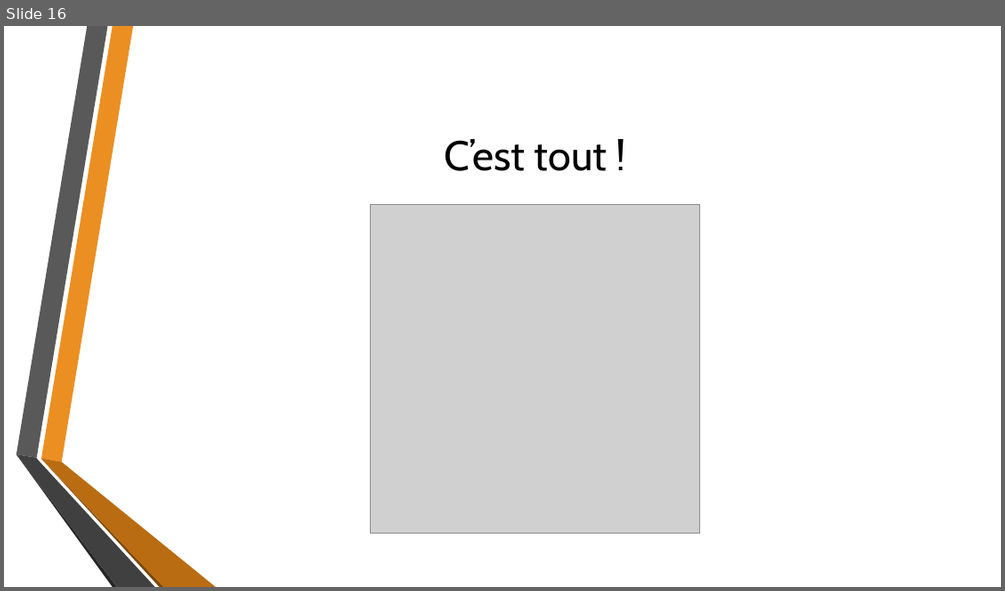
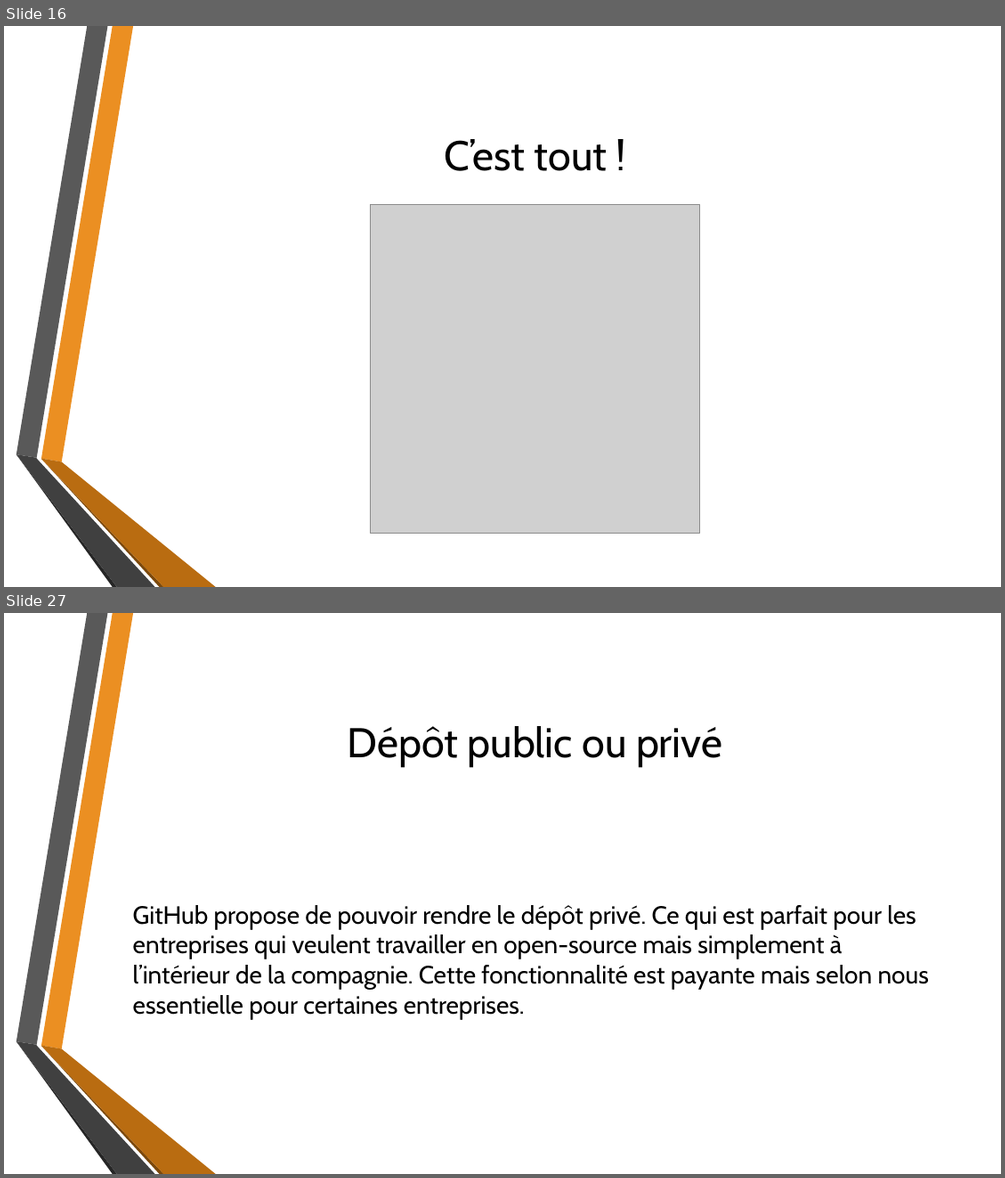
Before and after one commit to MatRenaud/Tptravailinfo, a slide deck: GitPresentation.pptx. Shown one above the other, each under a label of ours: slide 16 before the commit, slides 16 and 27 after it; the slides between them are not shown. The pictures are 1005x591 and 1005x1178 pixels, drawn with LibreOffice and Linux fonts; fonts in the diff are those of the drawing; grey boxes stand for pictures; background and template pictures are left out. Boxes give left, top, right and bottom in pixels: in the first picture for what was removed or moved away, otherwise in the second. Text is boxed around its words. In the diff, an @@ line names an element or a change of style, - is before the commit and + after.

```diff
--- a/GitPresentation.pptx
+++ b/GitPresentation.pptx
@@ slide 27 added at bbox=[4, 613, 1001, 1174], background picture (left out); not listed: 6 template elements that a slide beside it also shows @@
@@ title added at bbox=[348, 726, 722, 767], 40 pt, text #000000 @@
+Dépôt public ou privé
@@ text added at bbox=[133, 905, 929, 1019], 24 pt, text #000000 @@
+GitHub propose de pouvoir rendre le dépôt privé. Ce qui est parfait pour les entreprises qui veulent travailler en open-source mais simplement à l’intérieur de la compagnie. Cette fonctionnalité est payante mais selon nous essentielle pour certaines entreprises.
```
Also in this commit, not shown: 16 other slides added, 9 other files.
